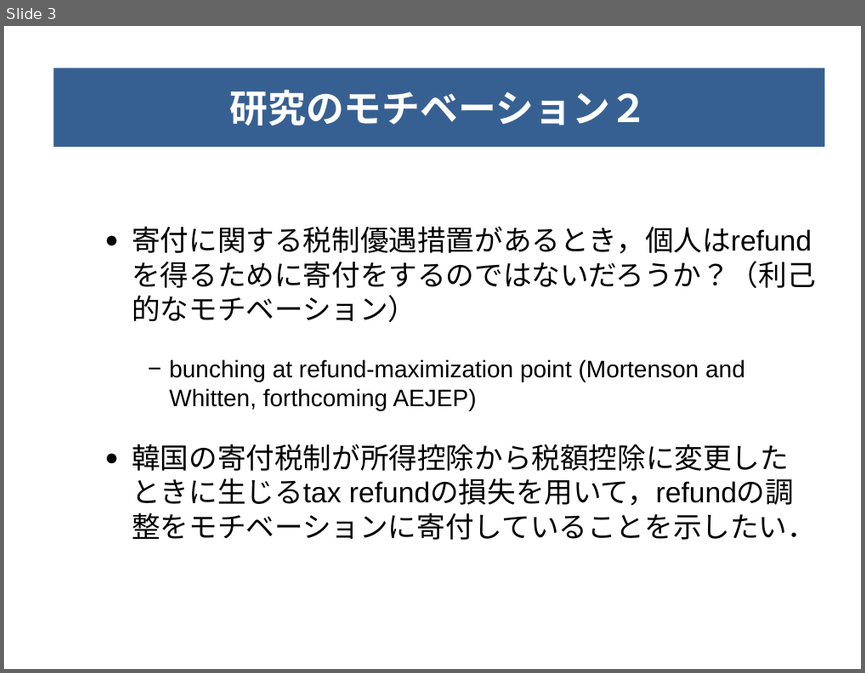
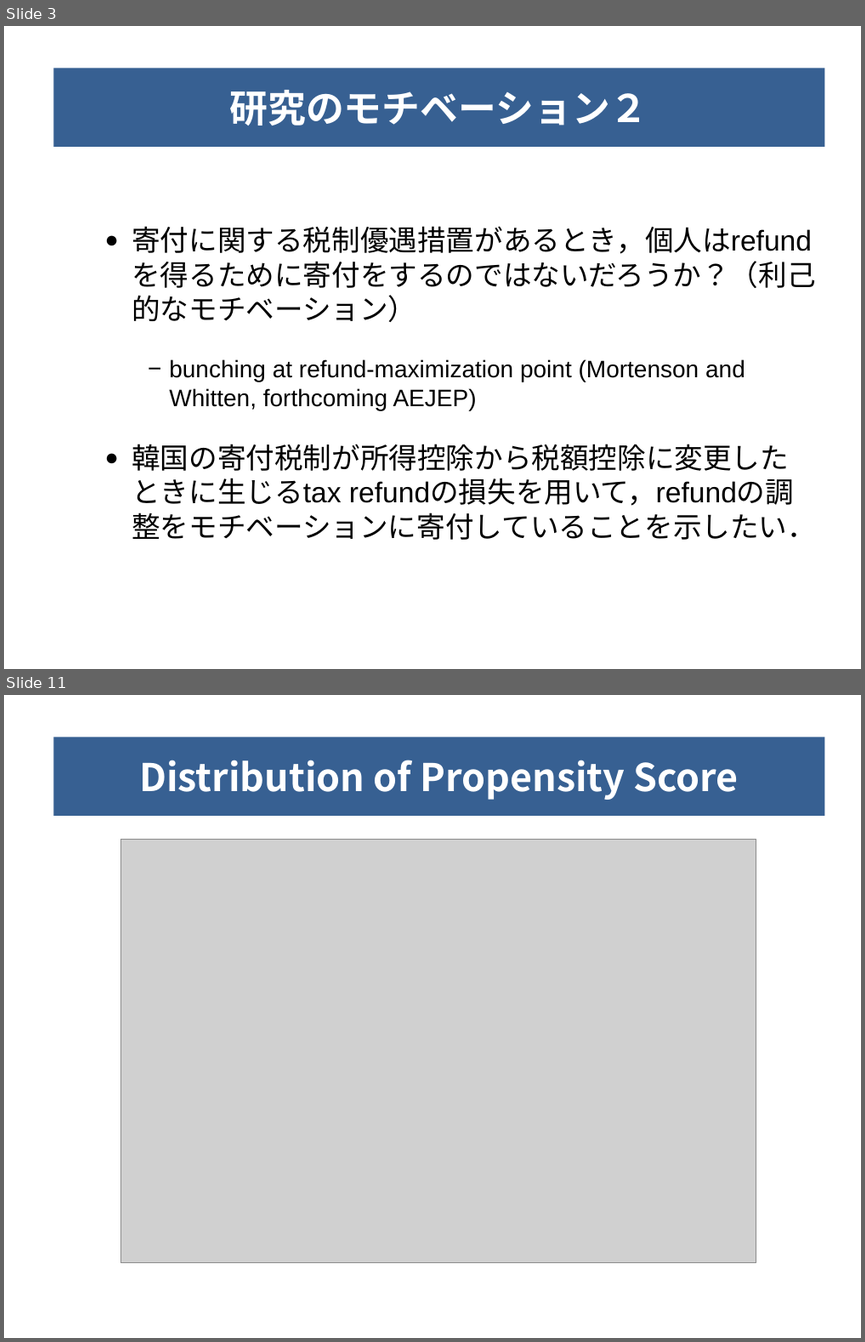
Before and after one commit to KatoPachi/NASTAB, a slide deck: report/200710Meeting.pptx. Shown one above the other, each under a label of ours: slide 3 before the commit, slides 3 and 11 after it; the slides between them are not shown. The pictures are 865x673 and 865x1342 pixels, drawn with LibreOffice and Linux fonts; fonts in the diff are those of the drawing; grey boxes stand for pictures. Boxes give left, top, right and bottom in pixels: in the first picture for what was removed or moved away, otherwise in the second. Text is boxed around its words. In the diff, an @@ line names an element or a change of style, - is before the commit and + after.

```diff
--- a/report/200710Meeting.pptx
+++ b/report/200710Meeting.pptx
@@ slide 11 added at box(4, 695, 861, 1338), background #FFFFFF @@
@@ title added at box(53, 737, 825, 816), fill #376092, 32 pt, text #FFFFFF, bold @@
+Distribution of Propensity Score
@@ picture added at box(120, 839, 756, 1262) @@
```
Also in this commit, not shown: 8 other slides added, 2 other files.
